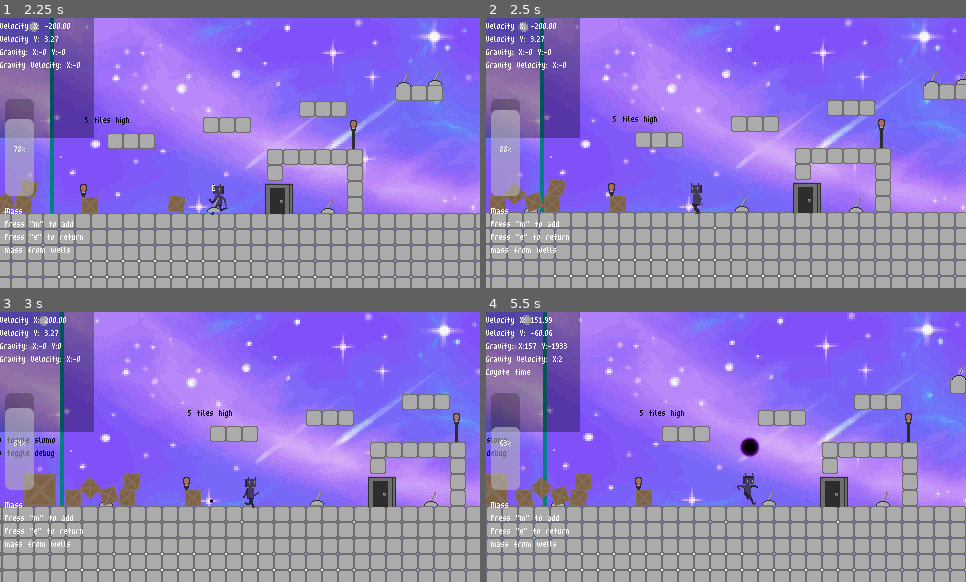
Above: before the commit, frames 1-4 (two rows, left to right).
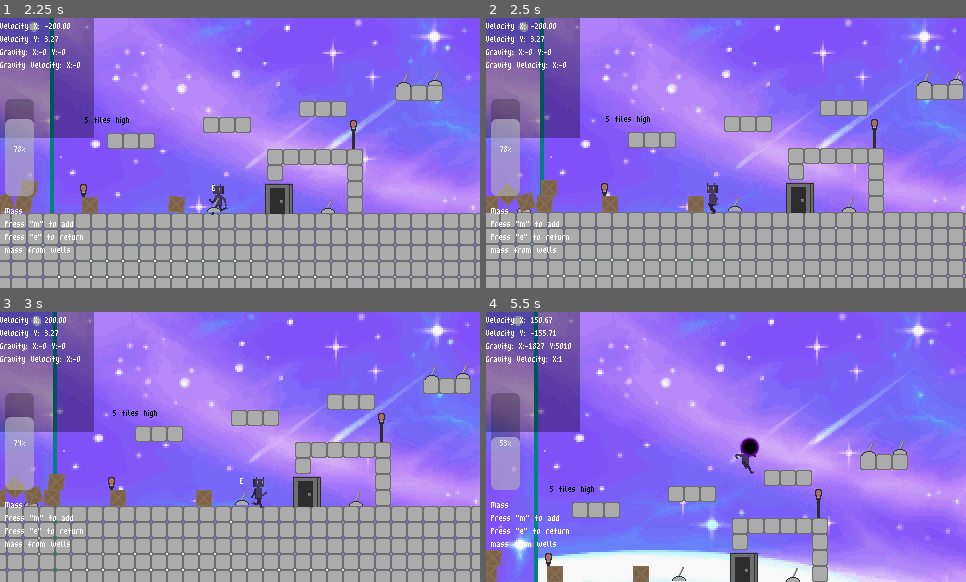
Above: after the commit, the same moments.

Repository: Moogen/Game-Off-2023
Game: Godot game, scene res://Scenes/Main_Scene.tscn
Two runs of this game, one before a commit and one after it. Both use one fixed random seed, a clock stepped at 60 frames per second and the inputs below.
Inputs (mouse positions are in pixels of both pictures, inside the frame that each line leads up to):
- Up to frame 1 (2.25 s): tap M at 0.5, 1.25, 2 s; move the mouse to (48, 77) at 0.52 s; press the mouse at (48, 77) at 0.53 s; hold Right (ui_right) 0.53-2.03 s; tap Enter (ui_accept) at 0.77, 1.52 s; move the mouse to (144, 166) at 1.27 s; release the mouse at (144, 166) at 1.28 s; tap R (delete_wells) at 1.35 s; move the mouse to (288, 93) at 2.02 s; hold Left (ui_left) from 2.03 s (still down); tap E (interact) at 2.1 s
- Up to frame 2 (2.5 s): keep holding Left (ui_left)
- Up to frame 3 (3 s): tap M at 2.75 s; move the mouse to (216, 501) at 2.77 s; release Left (ui_left) at 2.78 s; hold Right (ui_right) from 2.78 s (still down); click (216, 501) at 2.85 s
- Up to frame 4 (5.5 s): tap Enter (ui_accept) at 3.02, 3.77, 4.52 s; tap M at 3.5, 4.25 s; move the mouse to (870, 487) at 3.52 s; tap R (delete_wells) at 3.6 s; move the mouse to (582, 406) at 4.27 s; release Right (ui_right) at 4.28 s; hold Left (ui_left) 4.28-5.03 s; tap E (interact) at 4.35 s; move the mouse to (750, 447) at 5.02 s; press the mouse at (750, 447) at 5.03 s; hold Right (ui_right) from 5.03 s (still down)

Frame 1 is identical in both runs. In frame 2, 13% of the frame differs, in the area x 0-100%, y 19-100%; in frame 3, 23%; in frame 4, 39%, in the area x 0-100%, y 0-100%.

Commit message:
Fixed some issue with side attacking

Diff:
--- a/GodotRepo/Scenes/PlayerController.tscn
+++ b/GodotRepo/Scenes/PlayerController.tscn
@@ -14,7 +14,7 @@
 height = 28.0
 
 [sub_resource type="RectangleShape2D" id="RectangleShape2D_a488x"]
-size = Vector2(21, 20)
+size = Vector2(21.25, 22)
 
 [node name="Player" type="CharacterBody2D"]
 floor_stop_on_slope = false
@@ -41,9 +41,8 @@
 [node name="SideAttackArea" type="Area2D" parent="."]
 
 [node name="CollisionShape2D" type="CollisionShape2D" parent="SideAttackArea"]
-position = Vector2(-10, 0)
+position = Vector2(-10.375, 1)
 shape = SubResource("RectangleShape2D_a488x")
-disabled = true
 debug_color = Color(0.988235, 0, 0.286275, 0.419608)
 
 [node name="State Machine" type="Node" parent="." node_paths=PackedStringArray("starting_state", "current_state", "side_attack_state")]
--- a/GodotRepo/Scripts/BasicPlayer.gd
+++ b/GodotRepo/Scripts/BasicPlayer.gd
@@ -6,13 +6,13 @@
 var animations = $"AnimatedSprite2D"
 
 var side_attack_damage = 1 #how much damage should each side attack do
-@onready var attack_area : Area2D = $SideAttackArea
+
 
 #implement some signal functions to pass player data to GUI
 func _ready() -> void:
     state_machine.init(self)
     add_to_group("Player Group")
-    attack_area.connect("body_entered", self._on_body_entered)
+
 
 # Pass a reference of the player to the state machine so it can react accordingly
 func _unhandled_input(event: InputEvent) -> void:
@@ -26,9 +26,3 @@
 
 func set_influence(gravity: float, grav_center: Vector2, grav_center_radius:float) -> void:
     state_machine.set_influence(gravity, grav_center, self.global_position, grav_center_radius)
-
-func _on_body_entered(body : PhysicsBody2D) -> void:
-    if body.is_in_group("Destroyable"):
-        print("do some damage to the object")
-        body.damage_object(side_attack_damage)
-    pass
--- a/GodotRepo/Scripts/side_attack.gd
+++ b/GodotRepo/Scripts/side_attack.gd
@@ -11,7 +11,7 @@
 
 var gravity_x = 0
 const attack_area_size : float = 10
-const attack_duration : float = .5
+const attack_duration : float = .25
 var anim_complete = 0
 var timer
 @onready var side_attack_area : Area2D = $"../../SideAttackArea"
@@ -19,8 +19,7 @@
 
 func enter(previous_state: State) -> void:
     print("side attacker")
-    #activate the attack on 1 side of the player
-    side_attack_area_shape.disabled = false
+
 
     #using parent.animations.flip_h to determine the side we'll attack on
     if(parent.animations.flip_h):
@@ -29,7 +28,7 @@
         side_attack_area_shape.position.x = -attack_area_size
 
     super(previous_state)
-    anim_complete = 0 #set the animation complete flag to 0
+    anim_complete = 0 #set the animation complete sflag to 0
 
     #start an animation timer to change the state when the animation is completed
     timer = Timer.new()
@@ -38,6 +37,13 @@
     add_child(timer)
     timer.start()
 
+    #do damage to overlapping bodies
+    for body in side_attack_area.get_overlapping_bodies():
+        print("next to some bodies")
+        if body.is_in_group("Destroyable"):
+            print("do some damage to the object")
+            body.damage_object(parent.side_attack_damage)
+        pass
 
 
 func process_input(event: InputEvent) -> State:
@@ -82,6 +88,5 @@
 
     #deactivate the attack area
     remove_child(timer)
-    side_attack_area_shape.disabled = true
     print("leaving state")
     anim_complete = 1 #set the anim_complete flag
